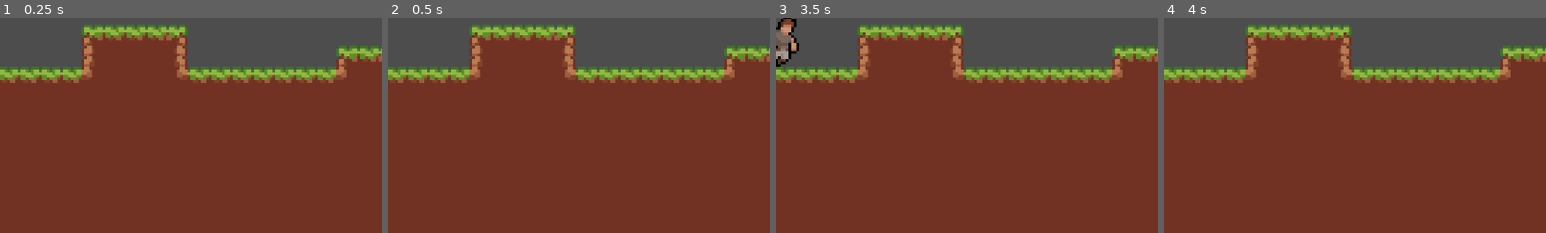
Above: before the commit, frames 1-4 (left to right).
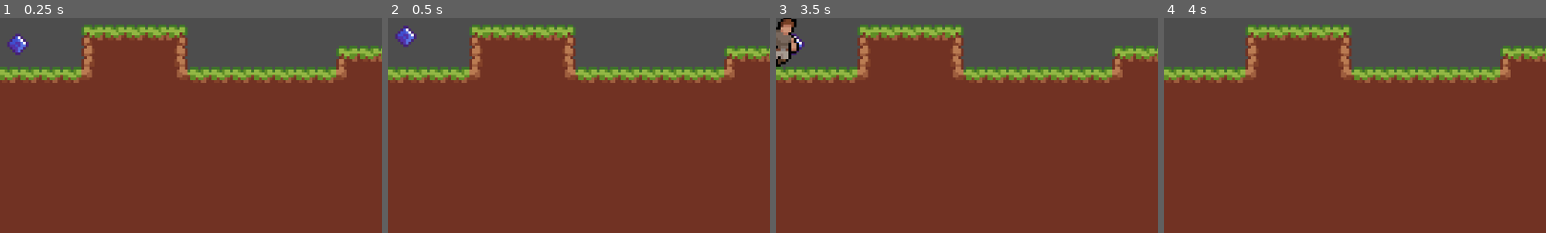
Above: after the commit, the same moments.

Repository: AashaStudios/ProjectRun
Game: Godot game, scene res://scenes/game.tscn
The game is run twice, just before and just after one commit, with the same random seed, the same clock (stepped at 60 frames per second) and the same inputs.
Inputs:
- Up to frame 1 (0.25 s): no input
- Up to frame 2 (0.5 s): no input
- Up to frame 3 (3.5 s): hold Right (right) 0.53-2.03 s; tap Z (dash) every 0.75 s from 0.6 to 2.85 s; tap Space (jump) at 0.77, 1.52, 3.02 s; hold Left (left) 2.03-2.78 s; hold Right (right) from 2.78 s (still down)
- Up to frame 4 (4 s): keep holding Right (right); tap Z (dash) at 3.6 s; tap Space (jump) at 3.77 s
The pictures show only the part of the screen within x 31-81%, y 49-99%; the shares and areas given below are measured in that part.

The runs differ from the first frame. In frame 1, 0.3% of the frame differs, in the area x 2-8%, y 7-18%; in frame 2, 0.3%; in frame 3, 0.1%; in frame 4, nothing differs.

Commit message:
Animated Gems are Now Available!

Diff:
--- a/scenes/game.tscn
+++ b/scenes/game.tscn
@@ -111,6 +111,9 @@
 [node name="Gem2" parent="Gem" instance=ExtResource("6_gee14")]
 position = Vector2(848, 144)
 
+[node name="Gem3" parent="Gem" instance=ExtResource("6_gee14")]
+position = Vector2(80, 184)
+
 [node name="Killzone" parent="." instance=ExtResource("6_p57ef")]
 position = Vector2(0, 256)
 
--- a/scenes/gem.gd
+++ b/scenes/gem.gd
@@ -1,4 +1,11 @@
 extends Area2D
+
+
+func _ready() -> void:
+    var tween := create_tween()
+    tween.set_loops()
+    tween.tween_property($"Sprite2D", "position", Vector2(0, -4), 0.75).set_trans(Tween.TRANS_CUBIC)
+    tween.tween_property($"Sprite2D", "position", Vector2(0, 0), 0.75).set_trans(Tween.TRANS_CUBIC)
 
 
 func _on_body_entered(_body: Node2D) -> void:
